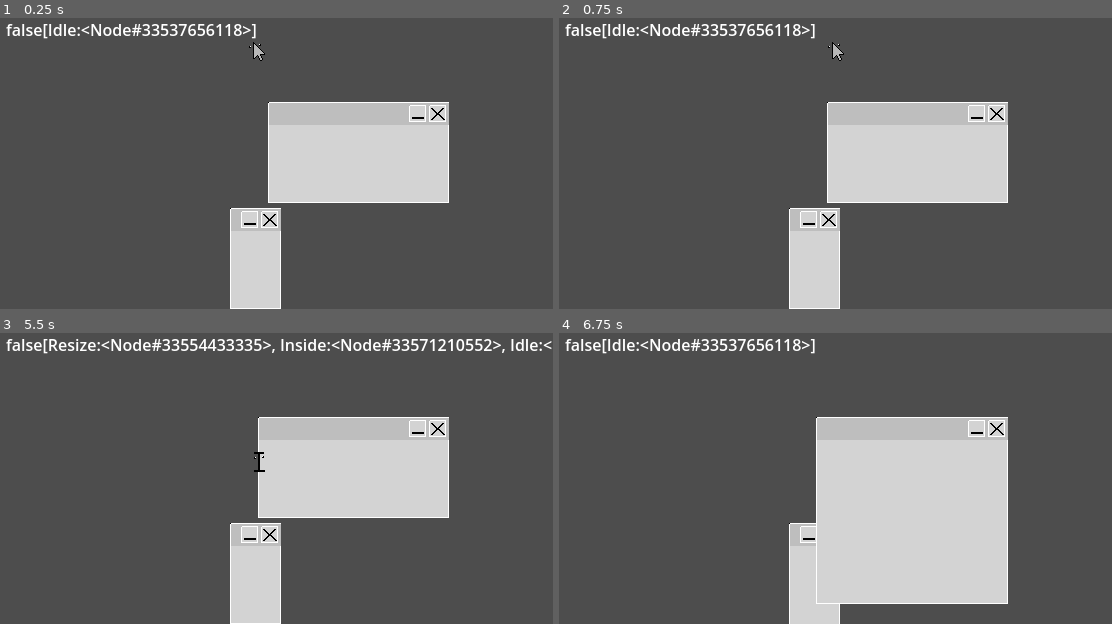
Above: before the commit, frames 1-4 (two rows, left to right).
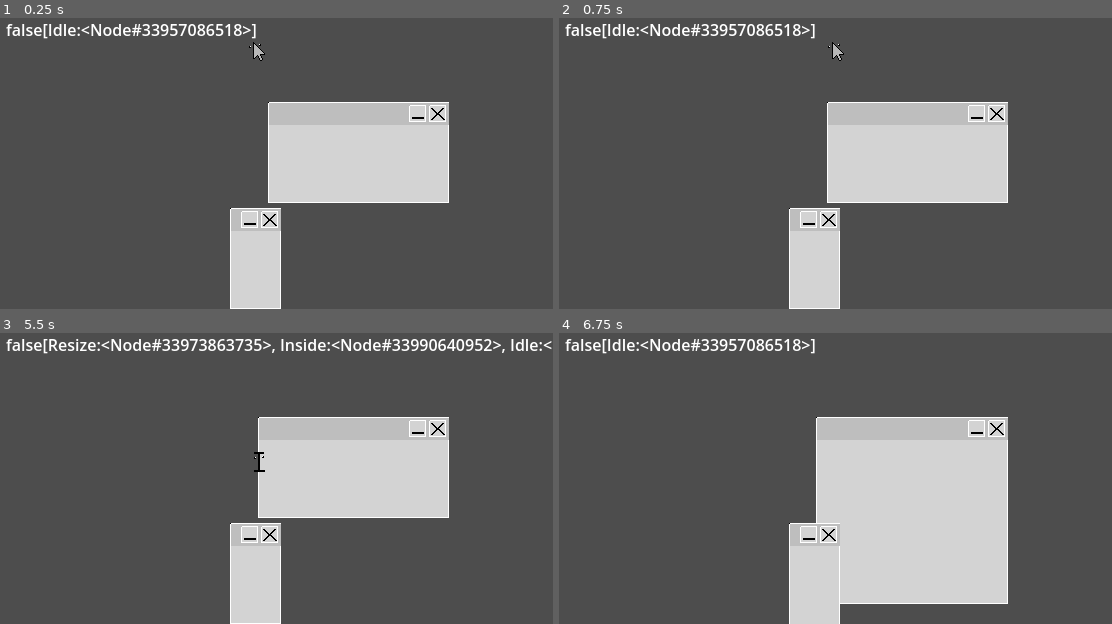
Above: after the commit, the same moments.

Repository: username123115/Clicky
Game: Godot game, scene res://intro.tscn
Two runs of this game, one before a commit and one after it. Both use one fixed random seed, a clock stepped at 60 frames per second and the inputs below.
Inputs:
- Up to frame 1 (0.25 s): no input
- Up to frame 2 (0.75 s): tap Enter at 0.5 s; hold L (move_right) from 0.53 s (still down); hold Z (grab) from 0.53 s (still down)
- Up to frame 3 (5.5 s): release L (move_right) at 1.28 s; release Z (grab) at 1.28 s; hold J (move_down) 1.28-2.03 s; tap Z (grab) at 1.35, 2.85, 4.35 s; tap Space at 2, 3.5 s; hold L (move_right) 2.03-2.78 s; hold Z (grab) 2.03-2.78 s; tap Enter at 2.75, 4.25 s; hold K (move_up) 2.78-3.53 s; hold Z (grab) 3.53-4.28 s; hold H (move_left) 3.53-5.03 s; hold J (move_down) from 5.03 s (still down); hold Z (grab) from 5.03 s (still down)
- Up to frame 4 (6.75 s): release J (move_down) at 5.78 s; release Z (grab) at 5.78 s; hold L (move_right) 5.78-6.53 s; tap Z (grab) at 5.85 s; tap Space at 6.5 s; hold K (move_up) from 6.53 s (still down); hold Z (grab) from 6.53 s (still down)

The runs differ from the first frame. In frame 1, 0.2% of the frame differs, in the area x 28-41%, y 2-7%; in frame 2, 0.2%; in frame 3, 0.5%, in the area x 32-86%, y 2-7%; in frame 4, 0.3%.

Commit message:
tweak focus

Diff:
--- a/player/state_movement/state_floating.gd
+++ b/player/state_movement/state_floating.gd
@@ -30,7 +30,6 @@
 
 	owner.move_and_slide()
 
-	var d := owner.global_position - old as Vector2
 	if owner.in_window:
 		# RESIZE
 		if owner.window_edge and owner.window_grab:
--- a/player/state_window_interactions/sm_window.gd
+++ b/player/state_window_interactions/sm_window.gd
@@ -33,6 +33,7 @@
 		owner.window_stack.push_back(window)	#if this stack is empty this will become the next active window
 		return
 
+	#window.focus(owner)	#focus on resize or move instead
 	owner.in_window = true
 	owner.window = window
 	_change_state("inside")
@@ -43,9 +44,11 @@
 	if body != owner:
 		return
 	if window == owner.window:
+		window.unfocus(owner)
 		# don't set this to false, find the next window we entered and set that as active
 		if len(owner.window_stack):
 			owner.window = owner.window_stack.pop_front()
+			#owner.window.focus(owner)		#change on resize / move instead
 			print("active window has changed")
 		# this was the only window, now we're in a plain area
 		else:
--- a/player/state_window_interactions/state_inside.gd
+++ b/player/state_window_interactions/state_inside.gd
@@ -14,6 +14,7 @@
 
 	if Input.is_action_pressed("grab"):
 		owner.window_move = true
+		owner.window.focus()
 	else:
 		owner.window_move = false
 
--- a/player/state_window_interactions/state_resize.gd
+++ b/player/state_window_interactions/state_resize.gd
@@ -10,6 +10,7 @@
 	if not old_animation:
 		old_animation = "player_idle"
 	animation_player.play("player_resize")
+
 	owner.window_edge = true
 	owner.window_move = false
 
@@ -28,6 +29,8 @@
 
 	# Otherwise detect which of the four sides are being touched
 	if Input.is_action_pressed("grab"):
+		owner.window.focus(owner)
+
 		var left: bool = own_rect.position.x < window_rect.position.x
 		var right: bool = own_rect.position.x + own_rect.size.x > window_rect.position.x + window_rect.size.x
 
--- a/window/window.gd
+++ b/window/window.gd
@@ -2,6 +2,7 @@
 
 signal window_size_changed(width, height)
 signal window_hide_changed(hiding)
+signal window_focus()
 var extensions := []
 
 const WindowExtension = preload("window_extension.gd")
@@ -103,6 +104,15 @@
 	r.size = size
 	return r
 
+func focus(cursor = null):
+	var p := get_parent()			# this should work if window is in root node
+	p.move_child(self, -1)
+
+	window_focus.emit()				# if this isn't the root node also get the parent to go to the top
+
+func unfocus(cursor = null):
+	pass
+
 # pass the signal up to the event bus
 func _on_body_entered(body: Node2D):
 	EventBus.emit_signal("window_body_entered", self, body);
